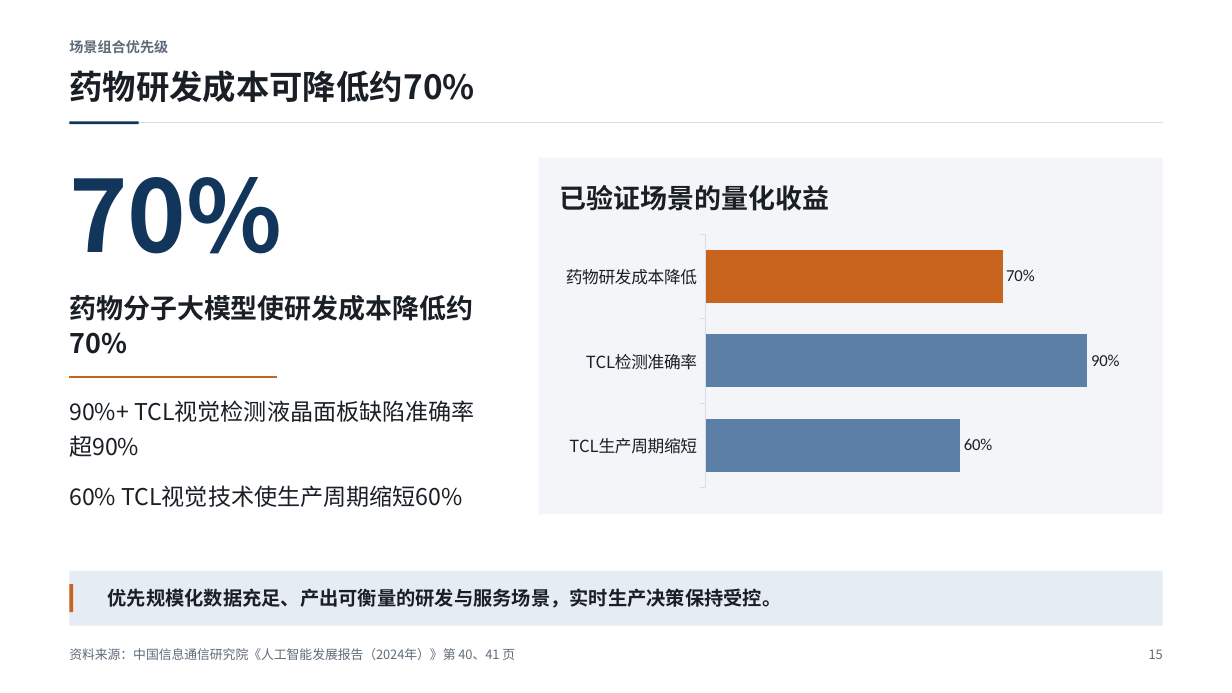
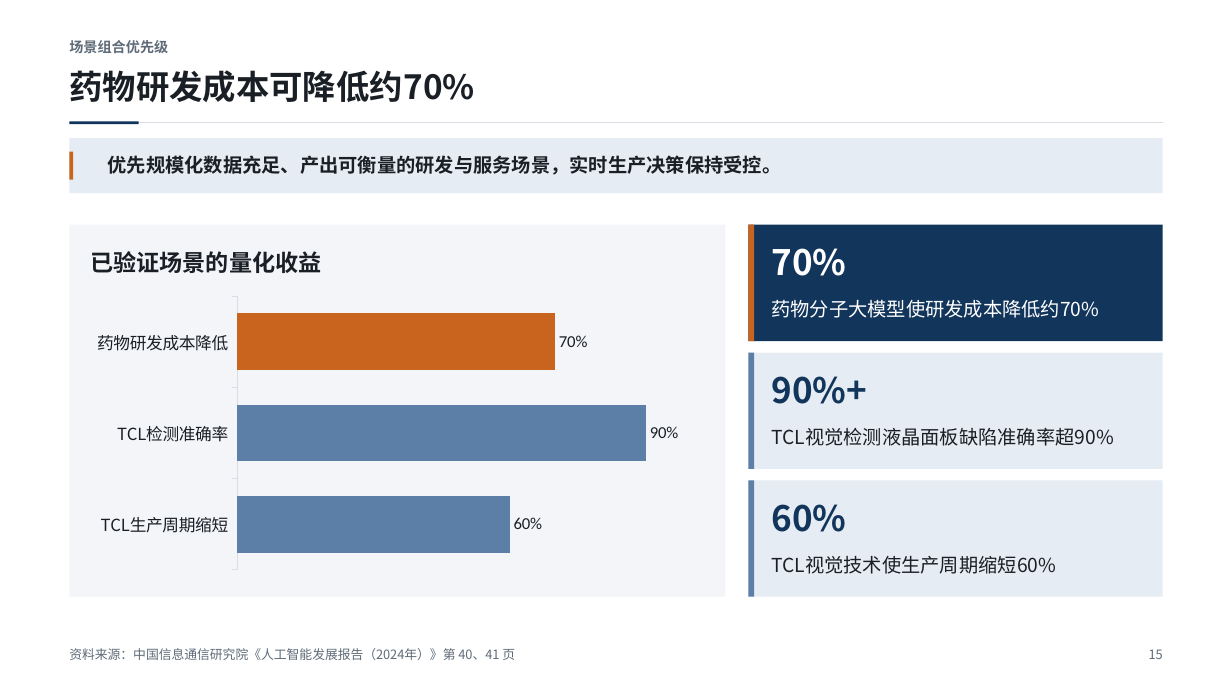
Before and after one commit to Liyilin66/ppt-agent, a slide deck: slide 15 of examples/caict-2024-sample.pptx. Drawn at 1232x693 pixels with LibreOffice and Linux fonts; fonts in the diff are those of the drawing. Boxes give left, top, right and bottom in pixels: in the first picture for what was removed or moved away, otherwise in the second. Text is boxed around its words. In the diff, an @@ line names an element or a change of style, - is before the commit and + after.

```diff
--- a/examples/caict-2024-sample.pptx
+++ b/examples/caict-2024-sample.pptx
@@ 2 rectangles, 1 text: place and size @@
-2 rectangles, 1 text at (69,571,1163,626)
+2 rectangles, 1 text at (69,139,1163,193)
@@ rectangle: place and size @@
-rectangle at (539,158,1163,515)
+rectangle at (69,225,726,597)
@@ rectangle added at (749,225,1163,341), fill #12355B @@
@@ rectangle added at (749,225,754,341), fill #C8641E @@
@@ text "已验证场景的量化收益": place and size @@
-text "已验证场景的量化收益" at (560,185,830,211)
+text "已验证场景的量化收益" at (90,251,321,273)
@@ text "已验证场景的量化收益" at (90,251,321,273): size 21 to 18 pt; line spacing 27.3pt to 23.4pt @@
@@ text "70%": place and size @@
-text "70%" at (69,177,282,254)
+text "70%" at (771,248,846,276)
@@ text "70%" at (771,248,846,276): size 77.5 to 27.3 pt, text colour #12355B to #FFFFFF; line spacing 89.1pt to 31.4pt @@
@@ bar chart: place and size @@
-bar chart at (555,229,1142,494)
+bar chart at (85,291,704,576)
@@ text "药物分子大模型使研发成本降低约70%": place and size @@
-text "药物分子大模型使研发成本降低约70%" at (69,295,473,354)
+text "药物分子大模型使研发成本降低约70%" at (771,300,1099,318)
@@ text "药物分子大模型使研发成本降低约70%" at (771,300,1099,318): size 21 to 15 pt, text colour #1A1F26 to #FFFFFF, bold off; line spacing 27.3pt to 22.5pt @@
@@ rectangle added at (749,353,1163,470), fill #E6ECF3 @@
@@ rectangle added at (749,353,754,470), fill #5B7FA6 @@
@@ line removed from (69, 377) to (277, 377) @@
@@ text at (771,376,867,404): text changed; size 18 to 27.3 pt; text colour #1A1F26 to #12355B; bold on @@
-90%+ TCL视觉检测液晶面板缺陷准确率超90%
+90%+
@@ text added at (771,428,1113,446), 15 pt, text #1A1F26 @@
+TCL视觉检测液晶面板缺陷准确率超90%
@@ rectangle added at (749,481,1163,597), fill #E6ECF3 @@
@@ rectangle added at (749,481,754,597), fill #5B7FA6 @@
@@ text at (771,504,846,532): text changed; size 18 to 27.3 pt; text colour #1A1F26 to #12355B; bold on @@
-60% TCL视觉技术使生产周期缩短60%
+60%
@@ text added at (771,556,1056,574), 15 pt, text #1A1F26 @@
+TCL视觉技术使生产周期缩短60%
```
Also in this commit, not shown: 10 other slides changed, 6 other files.
